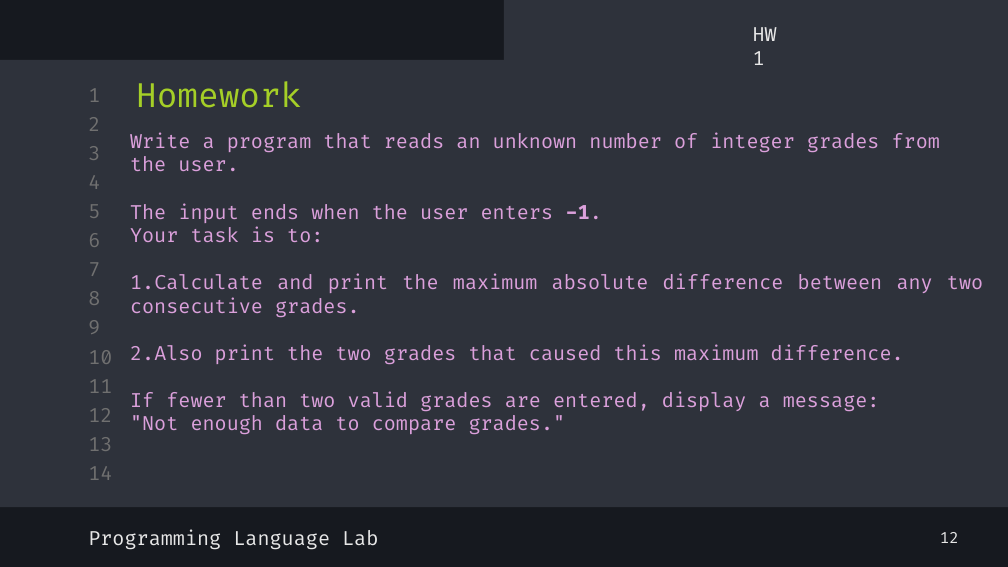
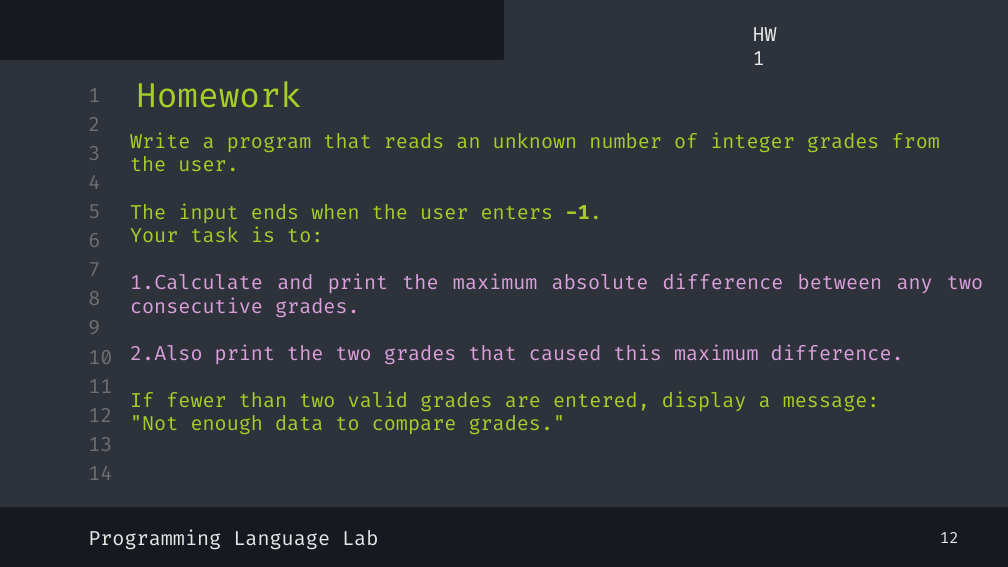
Before and after one commit to shayan-naghizadeh/C-Lab-AUT, a slide deck: slide 14 of slides/5.Loop/Loop.pptx. Drawn at 1008x567 pixels with LibreOffice and Linux fonts; fonts in the diff are those of the drawing. Boxes give left, top, right and bottom in pixels: in the first picture for what was removed or moved away, otherwise in the second. Text is boxed around its words. In the diff, an @@ line names an element or a change of style, - is before the commit and + after.

```diff
--- a/slides/5.Loop/Loop.pptx
+++ b/slides/5.Loop/Loop.pptx
@@ text at bbox=[130, 132, 940, 434]: text colour #DBA0DB to #A5CF27 in "Write a program that reads an unknown ...", "The input ends when the user enters ...", "If fewer than two valid grades are ...", ""Not enough data to compare grades."" @@
```
Also in this commit, not shown: 1 slide added, 2 other files.
